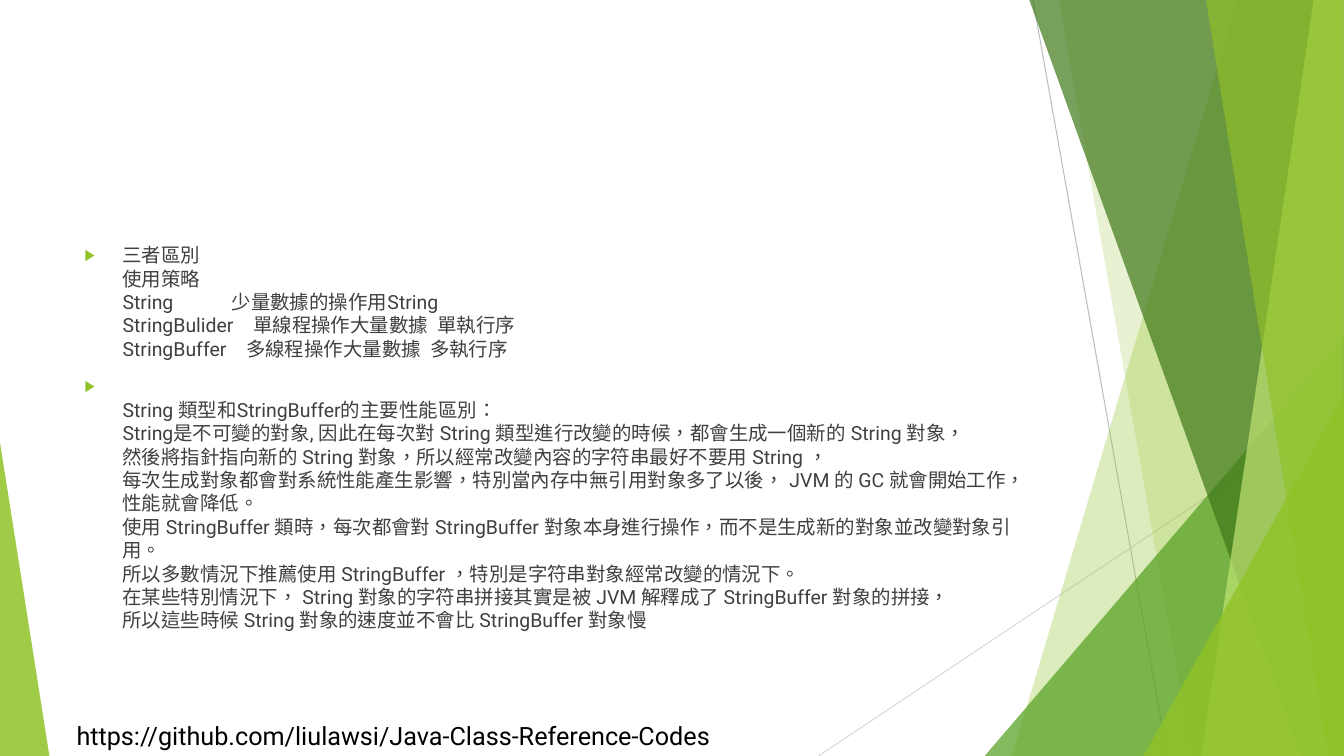
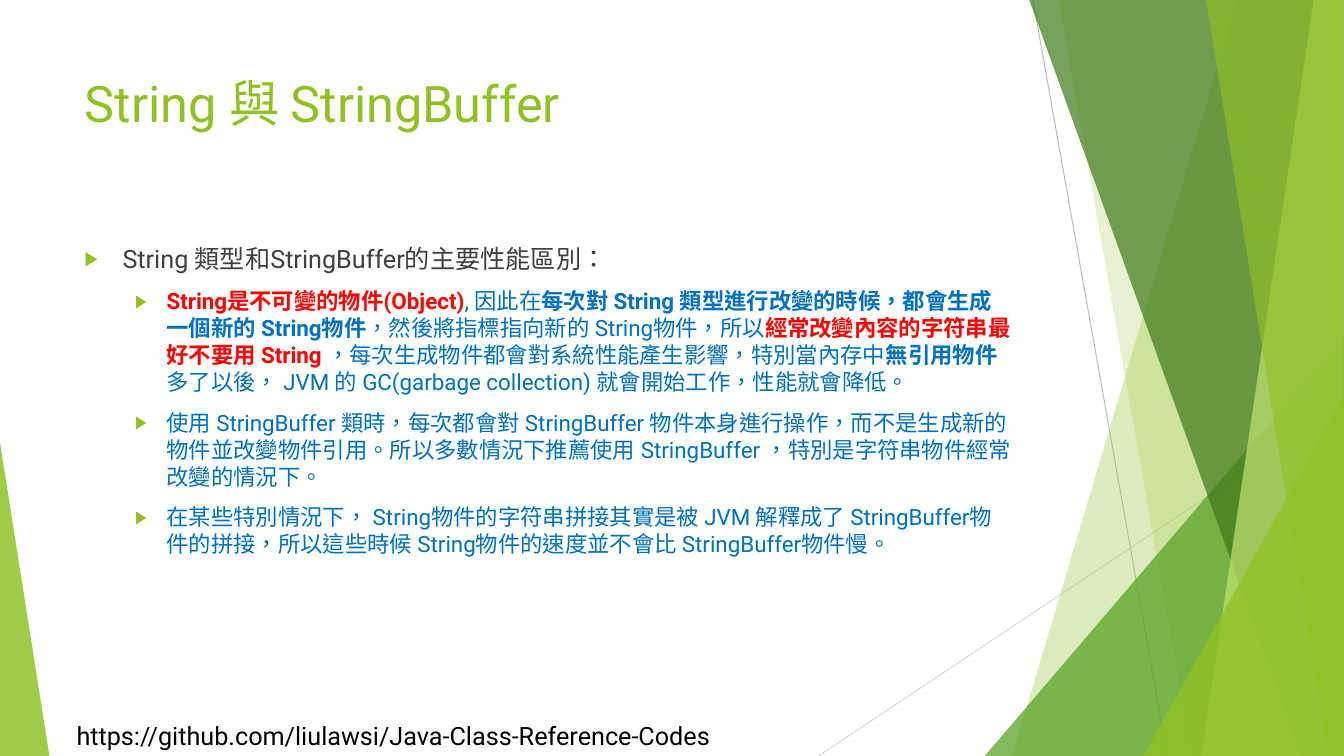
Before and after one commit to liulawsi/My_PPTs, a slide deck: slide 6 of LCC/Java/09_字串一定要會.pptx (slide 5 before the commit). Drawn at 1344x756 pixels with LibreOffice and Linux fonts; fonts in the diff are those of the drawing; background and template pictures are left out. Boxes give left, top, right and bottom in pixels: in the first picture for what was removed or moved away, otherwise in the second. Text is boxed around its words. In the diff, an @@ line names an element or a change of style, - is before the commit and + after.

```diff
--- a/LCC/Java/09_字串一定要會.pptx
+++ b/LCC/Java/09_字串一定要會.pptx
@@ title added at box(85, 80, 560, 133), 36 pt, text #90C226 @@
+String 與 StringBuffer
@@ text at box(123, 247, 1012, 557): text changed; size 13.9 to 16 pt; text colour #404040 to #0070C0 @@
-▶ 三者區別
-  使用策略
-  String 少量數據的操作用String
-  StringBulider 單線程操作大量數據 單執行序
-  StringBuffer 多線程操作大量數據 多執行序
-▶ String 類型和StringBuffer的主要性能區別：
-  String是不可變的對象, 因此在每次對 String 類型進行改變的時候，都會生成一個新的 String 對象，
-  然後將指針指向新的 String 對象，所以經常改變內容的字符串最好不要用 String ，
-  每次生成對象都會對系統性能產生影響，特別當內存中無引用對象多了以後， JVM 的 GC 就會開始工作，性能就會降低。
-  使用 StringBuffer 類時，每次都會對 StringBuffer 對象本身進行操作，而不是生成新的對象並改變對象引用。
-  所以多數情況下推薦使用 StringBuffer ，特別是字符串對象經常改變的情況下。
-  在某些特別情況下， String 對象的字符串拼接其實是被 JVM 解釋成了 StringBuffer 對象的拼接，
-  所以這些時候 String 對象的速度並不會比 StringBuffer 對象慢
+▶ String 類型和StringBuffer的主要性能區別：
+  ▶ String是不可變的物件(Object), 因此在每次對 String 類型進行改變的時候，都會生成一個新的 String物件，然後將指標指向新的 String物件，所以經常改變內容的字符串最好不要用 String ，每次生成物件都會對系統性能產生影響，特別當內存中無引用物件多了以後， JVM 的 GC(garbage collection) 就會開始工作，性能就會降低。
+  ▶ 使用 StringBuffer 類時，每次都會對 StringBuffer 物件本身進行操作，而不是生成新的物件並改變物件引用。所以多數情況下推薦使用 StringBuffer ，特別是字符串物件經常改變的情況下。
+  ▶ 在某些特別情況下， String物件的字符串拼接其實是被 JVM 解釋成了 StringBuffer物件的拼接，所以這些時候 String物件的速度並不會比 StringBuffer物件慢。
```
Also in this commit, not shown: 1 other slide changed, 12 slides added, 4 other files.
